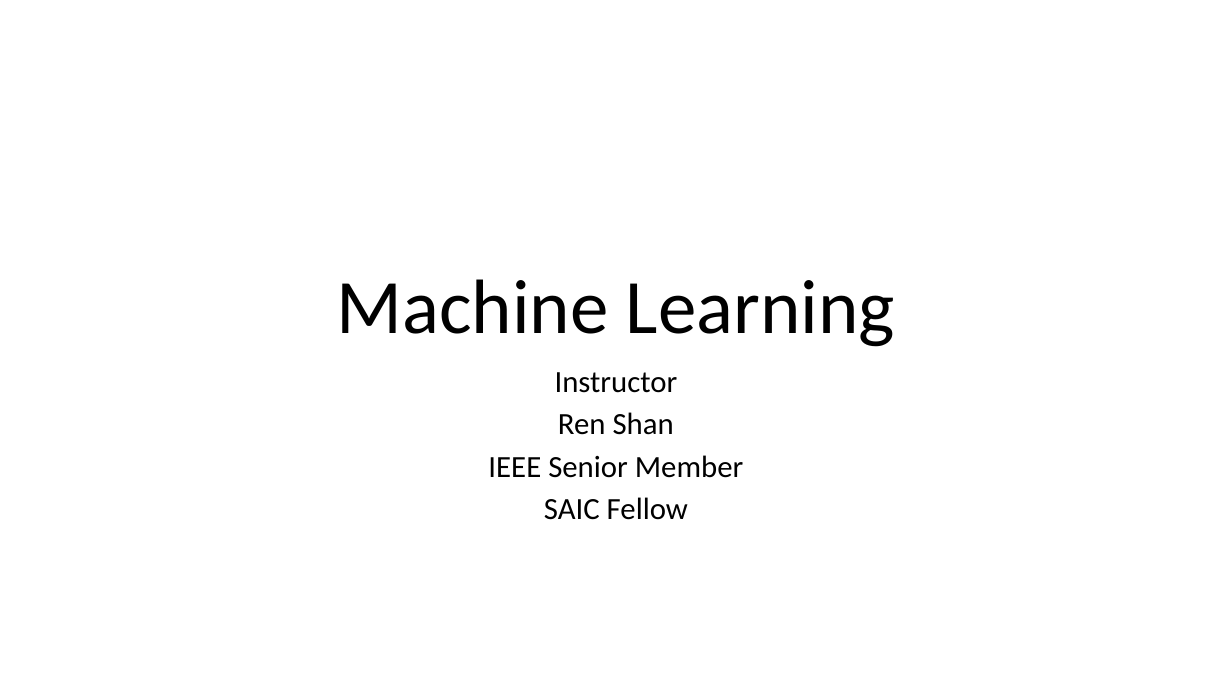
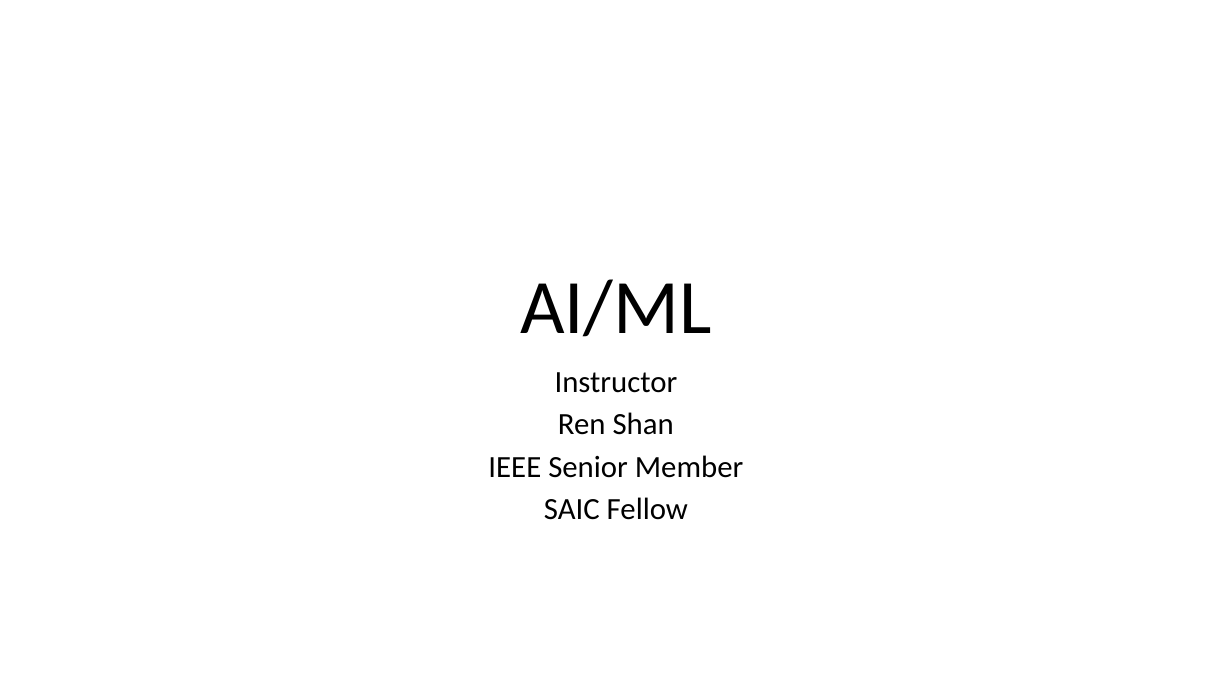
Before and after one commit to renshan2/accesspy, a slide deck: slide 1 of AI-ML-DL/Machine Learning.pptx. Drawn at 1232x693 pixels with LibreOffice and Linux fonts; fonts in the diff are those of the drawing. Boxes give left, top, right and bottom in pixels: in the first picture for what was removed or moved away, otherwise in the second. Text is boxed around its words. In the diff, an @@ line names an element or a change of style, - is before the commit and + after.

```diff
--- a/AI-ML-DL/Machine Learning.pptx
+++ b/AI-ML-DL/Machine Learning.pptx
@@ title at (520, 279, 712, 337): text changed @@
-Machine Learning
+AI/ML
```
Also in this commit, not shown: 7 other slides changed, 8 slides added, 4 other files.
